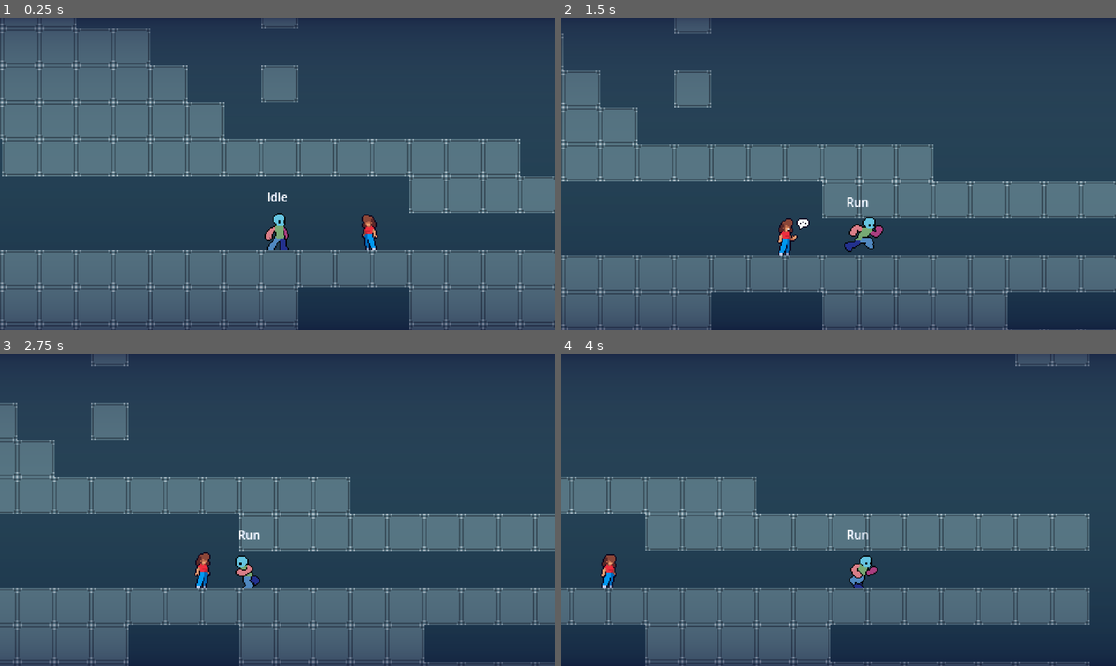
Above: before the commit, frames 1-4 (two rows, left to right).
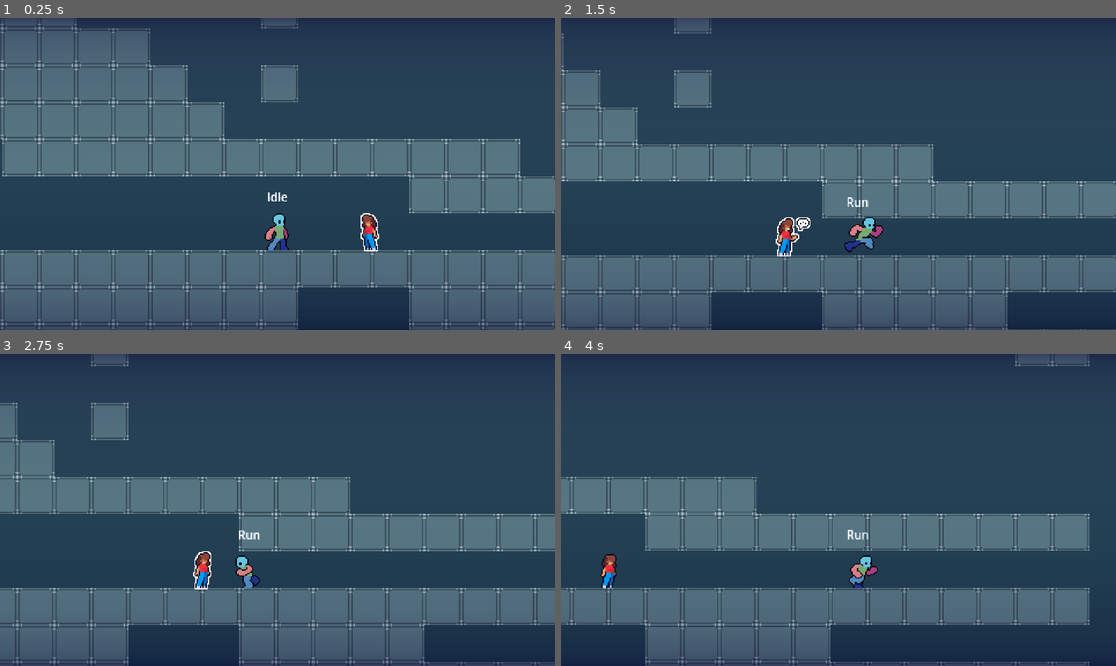
Above: after the commit, the same moments.

Repository: TianJunShi1/harry-forge
Game: Godot game, scene res://main.tscn
Two runs of this game, one before a commit and one after it. Both use one fixed random seed, a clock stepped at 60 frames per second and the inputs below.
Inputs (mouse positions are in pixels of both pictures, inside the frame that each line leads up to):
- Up to frame 1 (0.25 s): no input
- Up to frame 2 (1.5 s): move the mouse to (960, 158) at 0.52 s; hold D (right) from 0.53 s (still down); tap E (action) at 0.6 s; tap Space (jump) at 0.77 s; move the mouse to (727, 189) at 1.27 s; tap Shift (run) at 1.35 s
- Up to frame 3 (2.75 s): tap Space (jump) at 1.52 s; move the mouse to (333, 441) at 2.02 s; release D (right) at 2.03 s; hold A (left) from 2.03 s (still down); tap E (action) at 2.1 s
- Up to frame 4 (4 s): move the mouse to (810, 572) at 2.77 s; release A (left) at 2.78 s; hold D (right) from 2.78 s (still down); tap Shift (run) at 2.85 s; tap Space (jump) at 3.02, 3.77 s; move the mouse to (1005, 556) at 3.52 s; tap E (action) at 3.6 s

The runs differ from the first frame. In frame 1, 0.1% of the frame differs, in the area x 64-69%, y 62-75%; in frame 2, 0.2%, in the area x 38-45%, y 63-77%; in frame 3, 0.1%; in frame 4, nothing differs.

Commit message:
fix(npc): 修正描边不可见——去掉 z=-1，改用 move_child 放在主 sprite 前
z_index=-1 导致描边在背景 Sprite（z=0）之前渲染被完全覆盖。
改为同层（z=0）、树序置于 AnimatedSprite2D 之前，主 sprite 覆盖剪影内部，
仅 1px 扩展边缘可见。

https://claude.ai/code/session_01Nep7k7bm9abyPcpCngC5Ws

Diff:
--- a/Npc/npc_sample.gd
+++ b/Npc/npc_sample.gd
@@ -80,11 +80,10 @@
 	_outline_node.sprite_frames = _anim.sprite_frames
 	_outline_node.position = _anim.position
 	_outline_node.material = mat
-	# 绝对 z_index -1：渲染在 TileMapLayer（z=0）之下，tiles 会自然遮挡描边
-	_outline_node.z_as_relative = false
-	_outline_node.z_index = -1
 	_outline_node.visible = false
 	add_child(_outline_node)
+	# 放在 AnimatedSprite2D 之前：同 z=0 下树序靠前 = 渲染靠后（被主 sprite 覆盖），只留 1px 边缘
+	move_child(_outline_node, _anim.get_index())
 
 
 func _set_outline(enabled: bool) -> void:
